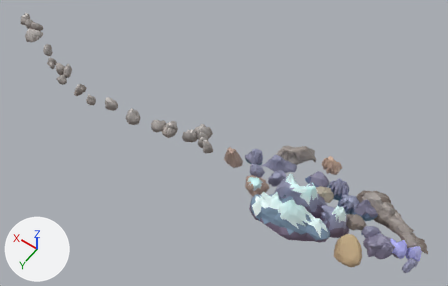
The FBX model Assets/Norvegian_Map/Mesh/Mountains_01.fbx as it was, and as the next commit left it.
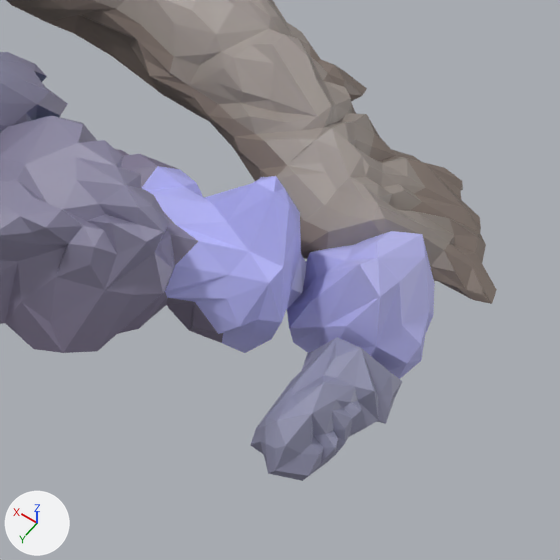
Each version is shown whole from a camera (50 mm lens) standing at (-0.444, 0.459, 0.747) and looking at (-0.092, -0.033, -0.026), then close up on the part from 84% to 97% of the width and 77% to 99% of the height. The axes (+X, +Y, +Z) are drawn at lower left. The lights are the same throughout. The first two pictures are the older version. Where no turn or scale is listed for an object, it has been applied to the vertices.

In view in the first close-up: 'Mountains_01'.
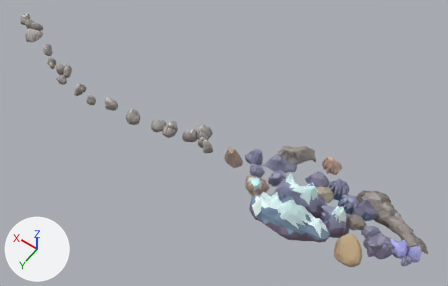
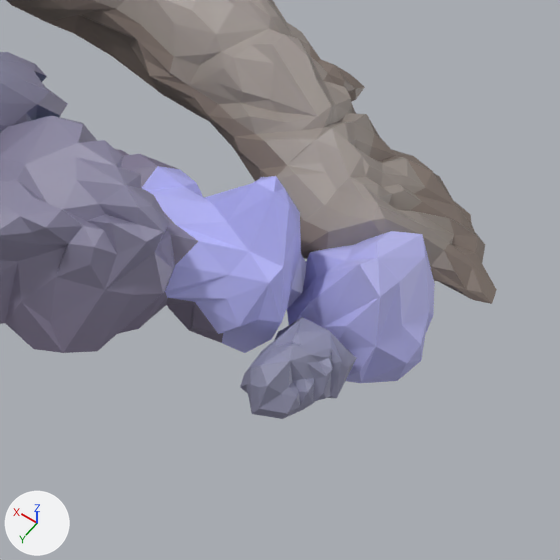
Pixel boxes (x1, y1, x2, y2) of what changed, in the close-ups (560 x 560 px):
```json
{"object": "Mountains_01", "change": "reshaped", "before": [0, 0, 497, 481], "after": [0, 0, 497, 419]}
{"part": 1, "of": "me_mesh", "change": "added", "after": [240, 317, 356, 419]}
{"part": 2, "of": "me_mesh", "change": "cut back", "before": [251, 65, 491, 481], "after": [335, 65, 484, 243]}
```

Scene script edits in JSON lines:
```json
{"block": "me_mesh", "where": "# used by ob_mountains_01; location = (0.0, 0.0, 0.0)"}
{"op": "remove", "block": "me_mesh", "code": "me_mesh.from_pydata(...)  # 6000 vertices, 11125 faces; spans x -0.435..0.389, y -0.102..0.057, z -0.037..0.033"}
{"op": "add", "block": "me_mesh", "code": "me_mesh.from_pydata(...)  # 5697 vertices, 10599 faces; spans x -0.435..0.389, y -0.102..0.057, z -0.037..0.033"}
{"block": "me_mesh", "change": "me_mesh part 1: a new loose piece of 79 vertices spanning x -0.423..-0.41, y -0.018..-0.001, z -0.028..-0.016, in mat_gradient_pallete_1material (picture img_gradient_pallete_png)"}
{"block": "me_mesh", "change": "me_mesh part 2: 18 vertices moved from x -0.429..-0.015, y -0.06..0.001, z -0.033..-0.008 to x -0.428..-0.015, y -0.06..0.001, z -0.033..-0.008; 383 vertices removed from x -0.433..-0.008, y -0.093..0.049, z -0.033..0.009; 12 vertices added at x -0.425..-0.07, y -0.073..-0.007, z -0.033..-0.002"}
{"block": "me_mesh", "change": "other edits to the shape of me_mesh do not show in these pictures"}
```
